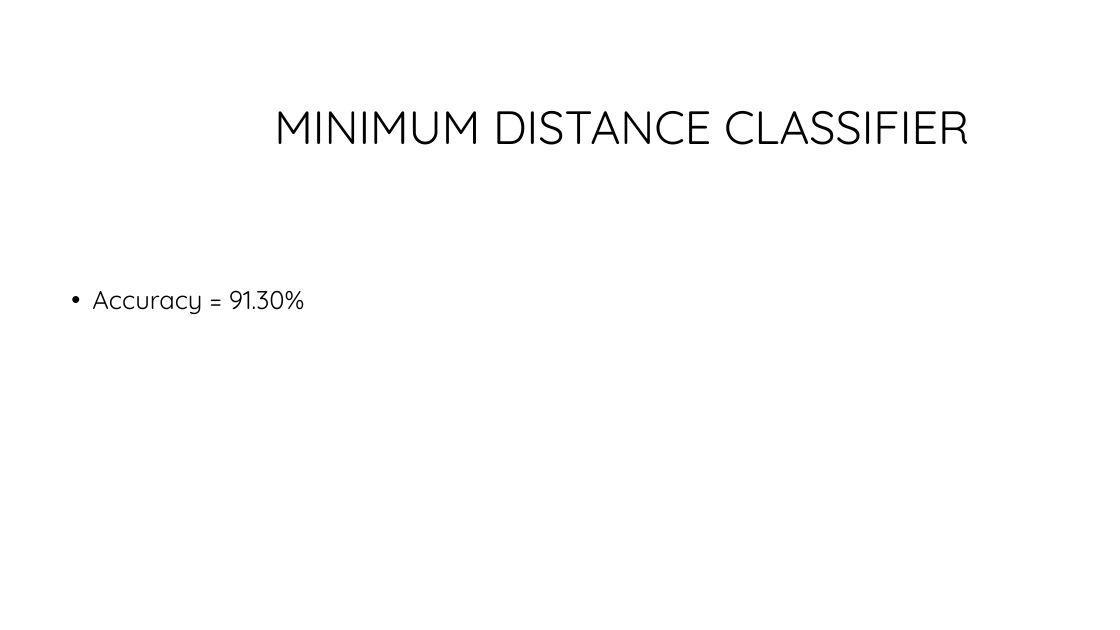
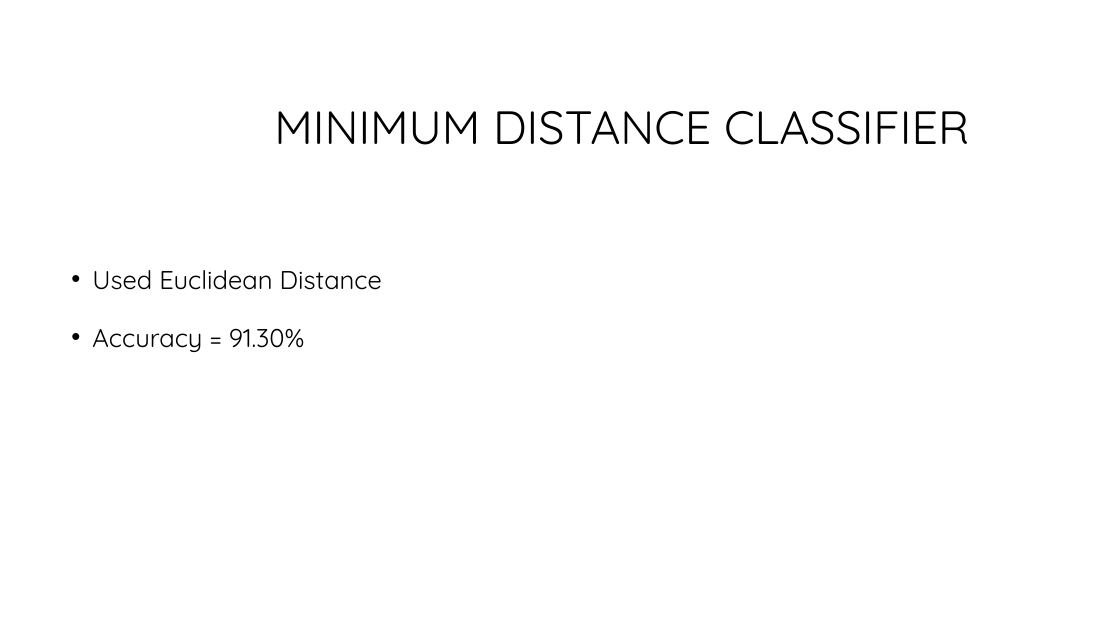
Before and after one commit to Nader-Youhanna/Credit-Card-Fraud-Detection, a slide deck: slide 10 of Credit Card Fraud Detection.pptx. Drawn at 1120x630 pixels with LibreOffice and Linux fonts; fonts in the diff are those of the drawing; background and template pictures are left out. Boxes give left, top, right and bottom in pixels: in the first picture for what was removed or moved away, otherwise in the second. Text is boxed around its words. In the diff, an @@ line names an element or a change of style, - is before the commit and + after.

```diff
--- a/Credit Card Fraud Detection.pptx
+++ b/Credit Card Fraud Detection.pptx
@@ text at [92,270,382,290]: paragraph added @@
+• Used Euclidean Distance
@@ text at [92,328,305,352]: line spacing 0.9 to 1.5 @@
```
